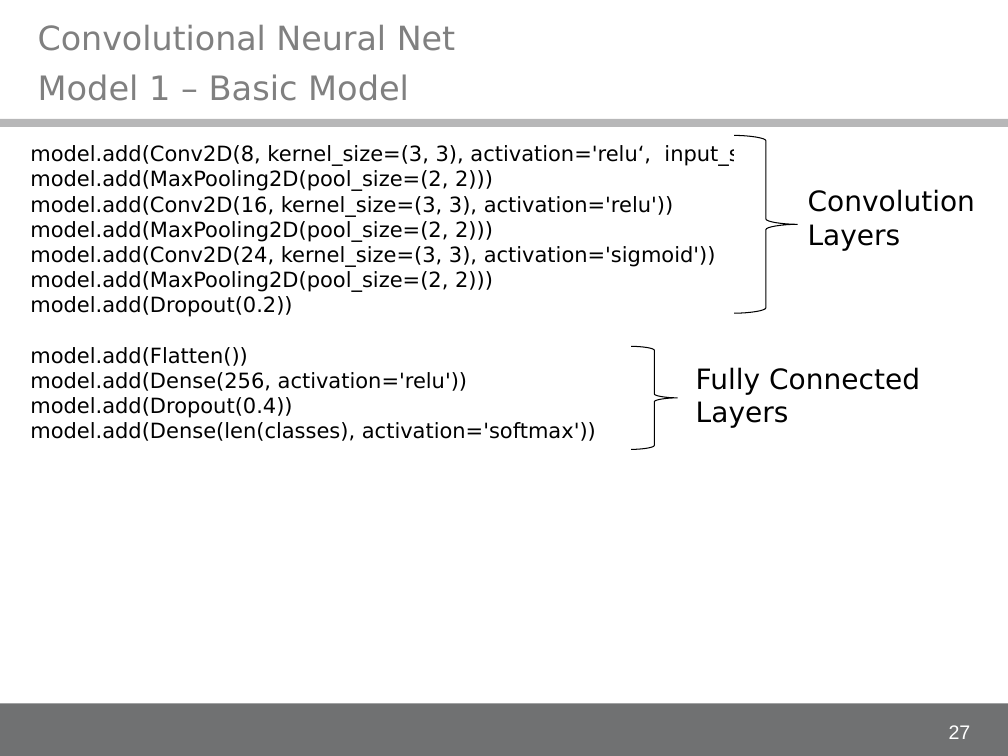
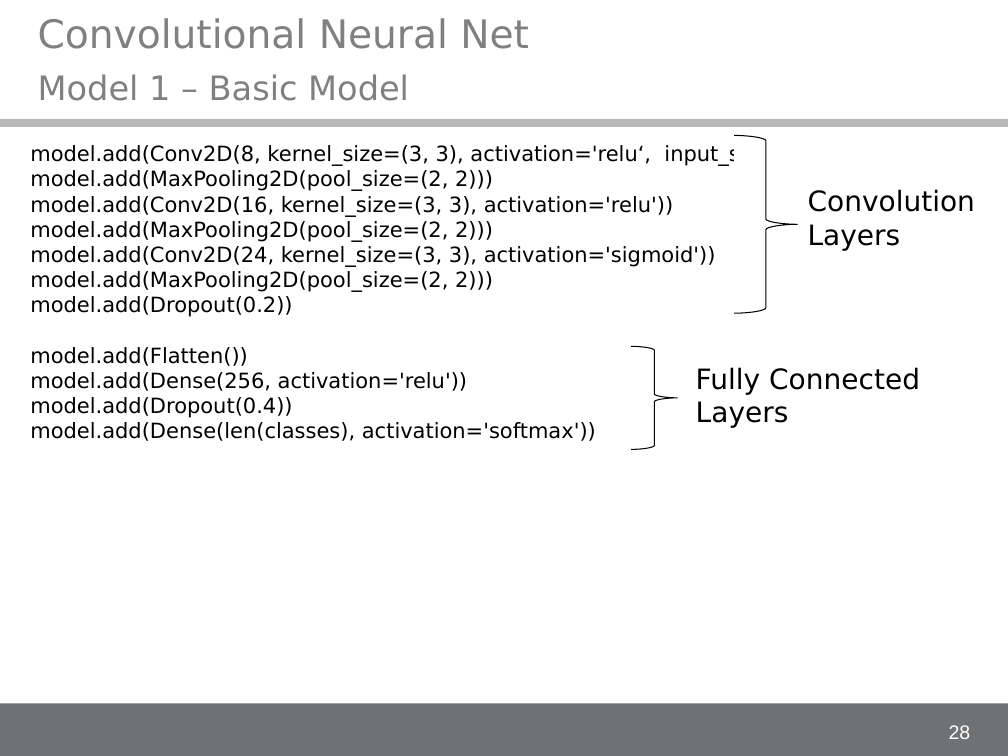
Before and after one commit to alex-ta/Fontinator, a slide deck: slide 28 of Documents/IDA_project_presentation.ppt (slide 27 before the commit). Drawn at 1008x756 pixels with LibreOffice and Linux fonts; fonts in the diff are those of the drawing; background and template pictures are left out. Boxes give left, top, right and bottom in pixels: in the first picture for what was removed or moved away, otherwise in the second. Text is boxed around its words. In the diff, an @@ line names an element or a change of style, - is before the commit and + after.

```diff
--- a/Documents/IDA_project_presentation.ppt
+++ b/Documents/IDA_project_presentation.ppt
@@ text "Convolutional Neural Net" at <box>38,18,529,49</box>: size 23.8 to 28 pt @@
@@ page number at <box>949,725,971,739</box>: text changed @@
-27
+28
```
Also in this commit, not shown: 25 other slides changed, 1 slide added.
